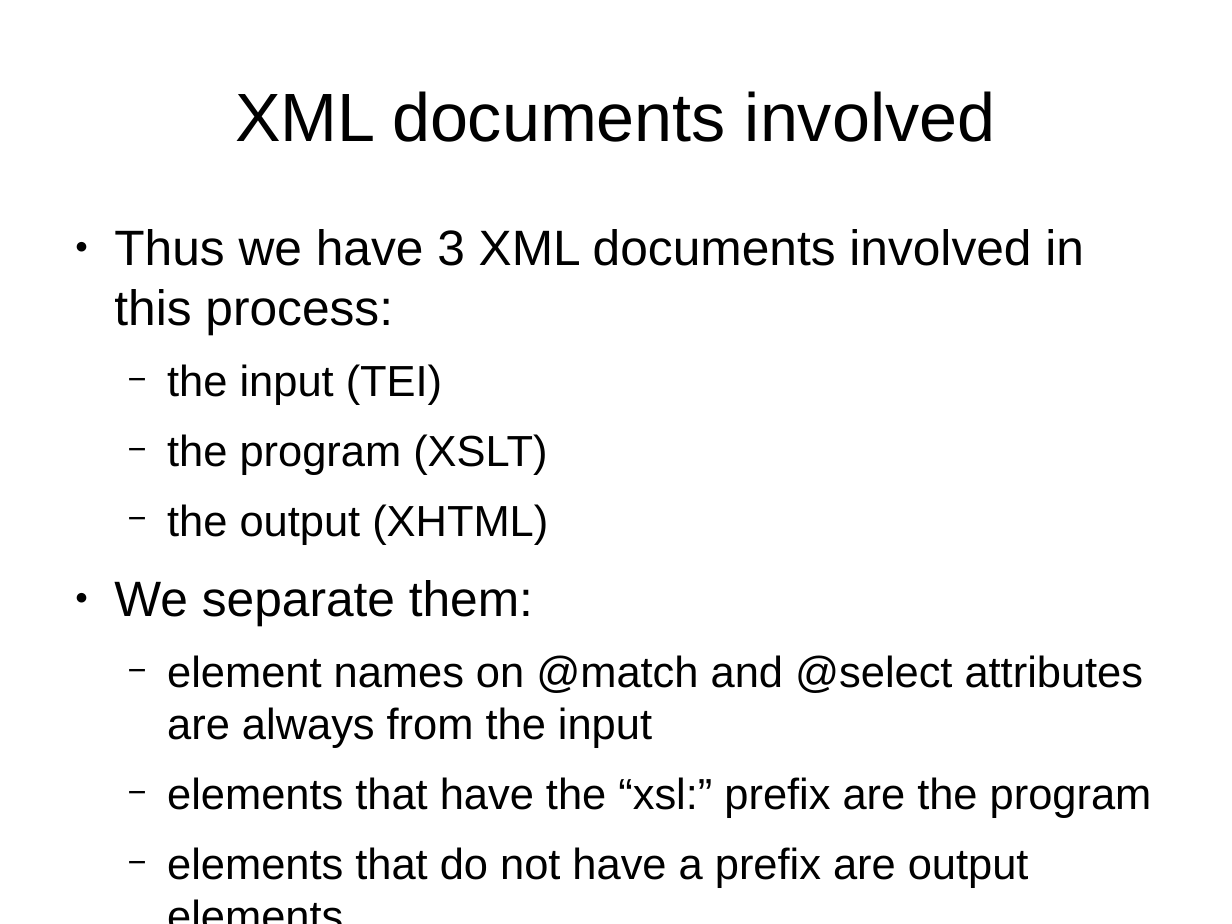
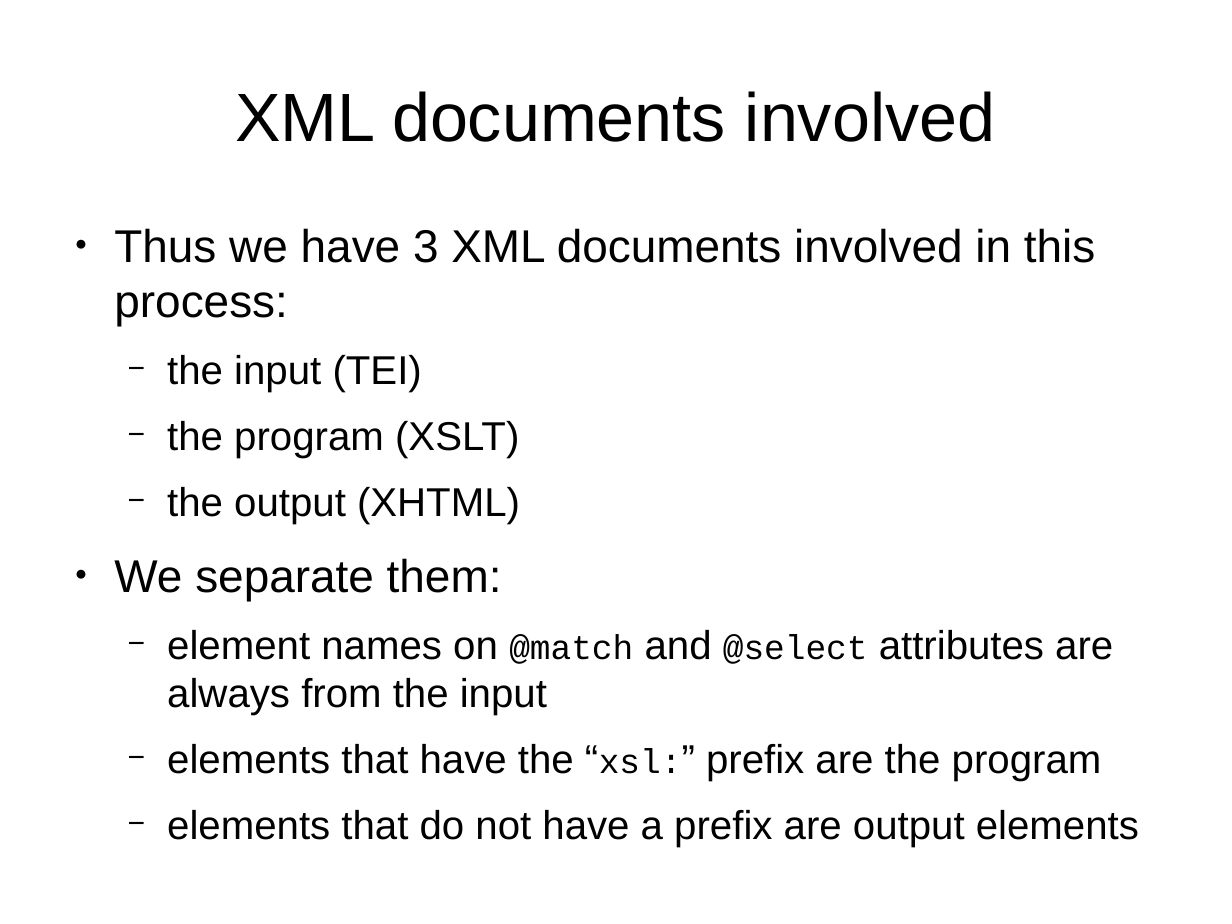
Before and after one commit to martindholmes/XSLT_workshops, a slide deck: slide 9 of intro/presentations/05_templates_and_namespaces.odp. Drawn at 1232x924 pixels with LibreOffice and Linux fonts; fonts in the diff are those of the drawing. Boxes give left, top, right and bottom in pixels: in the first picture for what was removed or moved away, otherwise in the second. Text is boxed around its words. In the diff, an @@ line names an element or a change of style, - is before the commit and + after.

```diff
--- a/intro/presentations/05_templates_and_namespaces.odp
+++ b/intro/presentations/05_templates_and_namespaces.odp
@@ text "Thus we have 3 XML ..." at (114, 228, 1139, 847): size 32 to 29.6 pt in "Thus we have 3 XML documents involved ...", "We separate them:"; size 28 to 25.9 pt in "the input (TEI)", "the program (XSLT)", "the output (XHTML)", "element names on and attributes are always ..." and 2 more places; size 28 to 22.2 pt, font Arial to Courier New in "@match @select", "“xsl:”" @@
```
Also in this commit, not shown: 1 other slide changed, 2 other files.
